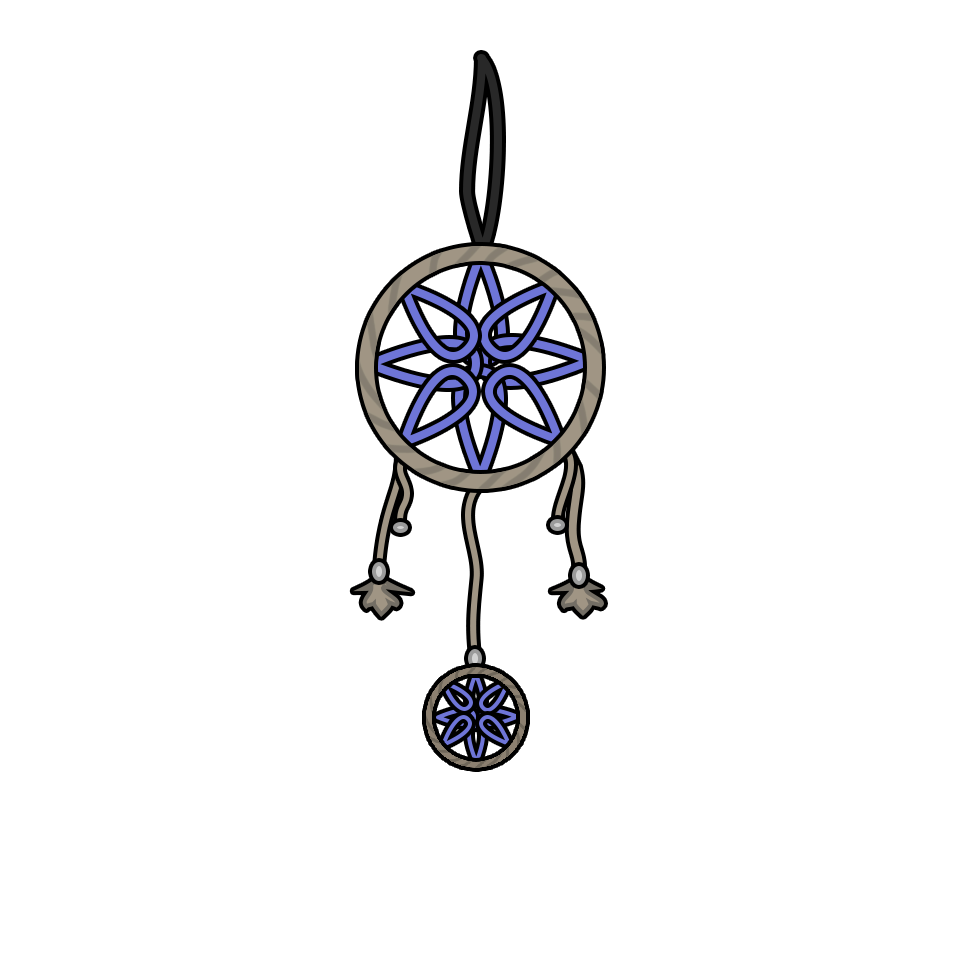
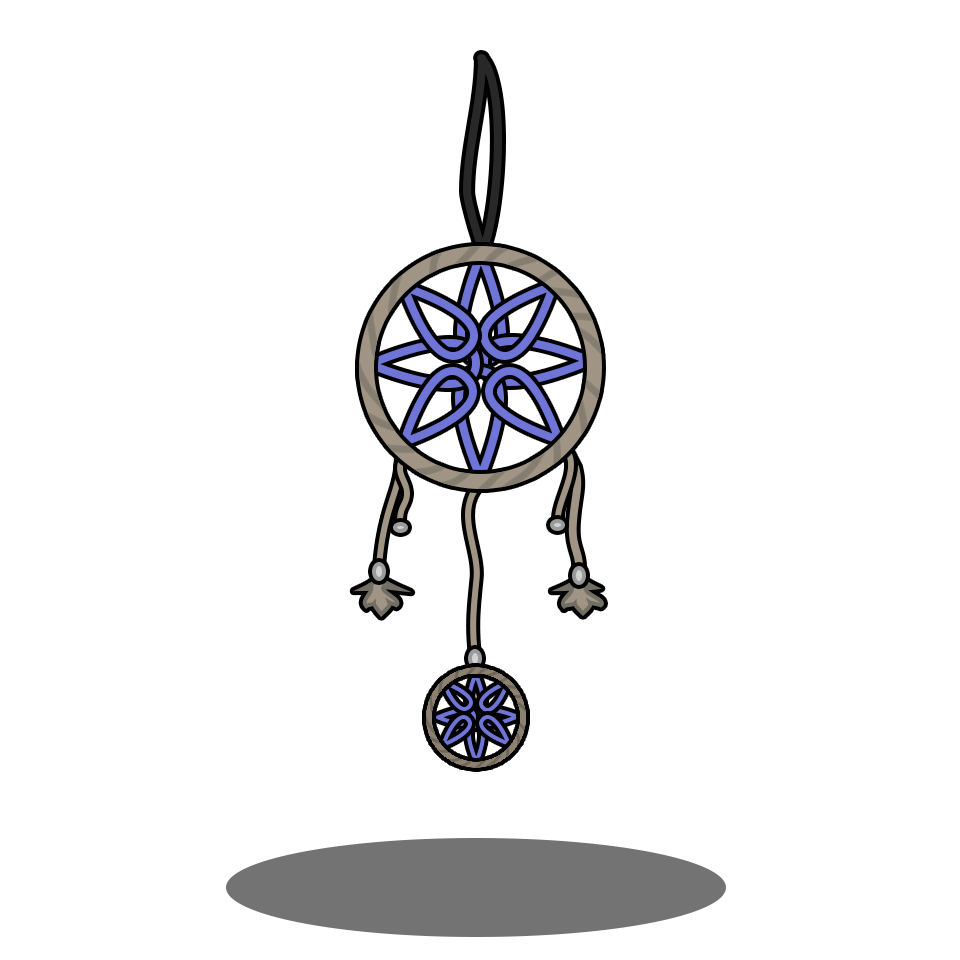
Revision of a layered 960 × 960 image; what changed, layer by layer:
added layer "Ellipse 3" in group "Wires" over (x1=226, y1=838, x2=726, y2=937)
